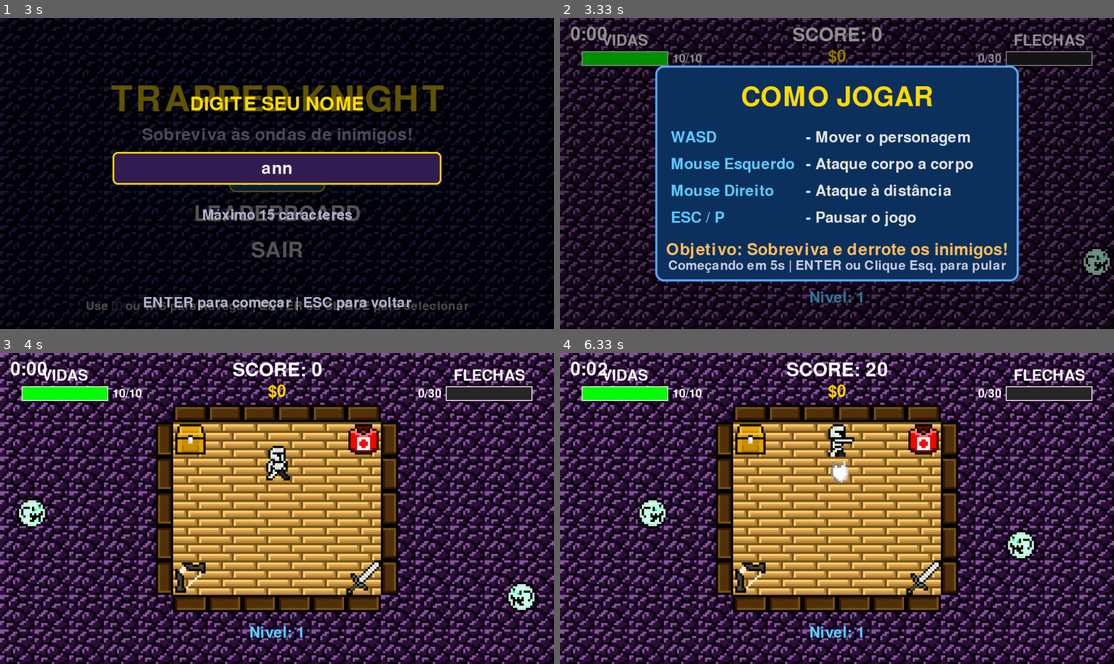
Above: before the commit, frames 1-4 (two rows, left to right).
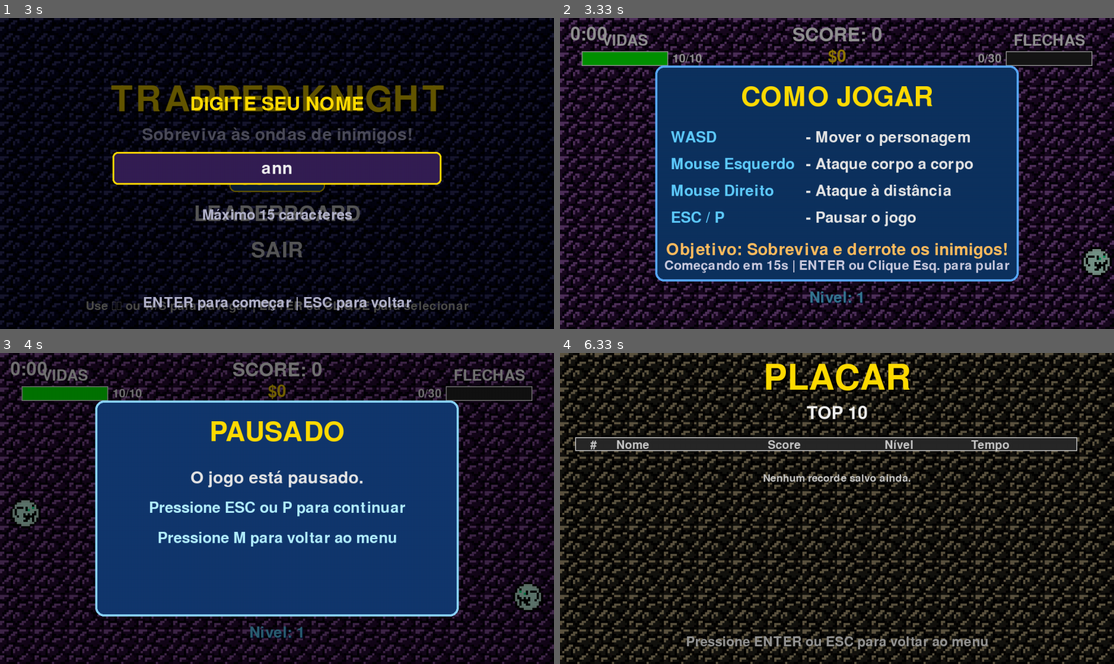
Above: after the commit, the same moments.

Repository: nicolassaez2004/DpProjetos.PyGame
Game: pygame game, started from main.py
Same seed, same stepped clock (60 frames per second), same inputs: the game is played once before the commit and once after it.
Inputs (mouse positions are in pixels of both pictures, inside the frame that each line leads up to):
- Up to frame 1 (3 s): click "JOGAR" at 0.38 s; type "ann" at 0.67 s; tap Enter at 1 s
- Up to frame 2 (3.33 s): no input
- Up to frame 3 (4 s): tap Enter at 3.42 s; hold Esc from 3.75 s (still down); hold W from 3.75 s (still down); move the mouse to (288, 402) at 3.78 s
- Up to frame 4 (6.33 s): release Esc at 4.22 s; release W at 4.22 s; hold M 4.3-4.77 s; hold Up 4.3-4.77 s; hold Up 4.85-5.32 s; hold Down 5.4-5.7 s; hold Up 5.73-6.1 s; click (842, 539) at 6.18 s

Frame 1 is identical in both runs. In frame 2, 1.1% of the frame differs, in the area x 18-82%, y 77-83%; in frame 3, 79%; in frame 4, 85%, in the area x 0-100%, y 0-100%.

Commit message:
jogo finalizado + pause

Diff:
--- a/jogo/game.py
+++ b/jogo/game.py
@@ -59,11 +59,12 @@
         self.fireballs_orfas = pygame.sprite.Group()
 
         self.tutorial_inicio_ms = pygame.time.get_ticks()
-        self.tutorial_duracao_ms = 5000
+        self.tutorial_duracao_ms = 15000
         self.tutorial_pulado = False
         self.inicio_gameplay_ms = None
         self.ultimo_bonus_score_ms = None
         self.game_over = False
+        self.pausado = False
         self.game_over_inicio_ms = None
         self.game_over_duracao_ms = 2000
         self.tela_flash_inicio_ms = 0
@@ -183,6 +184,27 @@
             contador = fonte_contador.render(contador_texto, True, (205, 205, 225))
 
         self.window.blit(contador, contador.get_rect(center=(LARGURA // 2, painel.bottom - 36)))
+
+    def desenhar_overlay_pause(self):
+        painel = pygame.Rect(220, 110, LARGURA - 440, ALTURA - 220)
+        overlay = pygame.Surface((LARGURA, ALTURA), pygame.SRCALPHA)
+        overlay.fill((0, 0, 0, 140))
+        self.window.blit(overlay, (0, 0))
+
+        pygame.draw.rect(self.window, (18, 55, 110), painel, border_radius=20)
+        pygame.draw.rect(self.window, (140, 215, 255), painel, 5, border_radius=20)
+
+        titulo = self.font_overlay_titulo.render('PAUSADO', True, (255, 220, 0))
+        self.window.blit(titulo, titulo.get_rect(center=(LARGURA // 2, painel.y + 74)))
+
+        descricao = self.font_overlay_texto.render('O jogo está pausado.', True, (230, 230, 230))
+        dica = self.font_overlay_hint.render('Pressione ESC ou P para continuar', True, (180, 240, 255))
+
+        self.window.blit(descricao, descricao.get_rect(center=(LARGURA // 2, painel.y + 180)))
+        self.window.blit(dica, dica.get_rect(center=(LARGURA // 2, painel.y + 250)))
+
+        dica_menu = self.font_overlay_hint.render('Pressione M para voltar ao menu', True, (180, 240, 255))
+        self.window.blit(dica_menu, dica_menu.get_rect(center=(LARGURA // 2, painel.y + 320)))
 
     def desenhar_overlay_game_over(self):
         overlay = pygame.Surface((LARGURA, ALTURA), pygame.SRCALPHA)
@@ -340,6 +362,8 @@
             self.window.blit(tela_flash, (0, 0))
 
         self.desenhar_overlay_tutorial()
+        if self.pausado:
+            self.desenhar_overlay_pause()
         if self.game_over:
             self.desenhar_overlay_game_over()
 
@@ -572,6 +596,21 @@
                     continue
 
                 if event.type == pygame.KEYDOWN:
+                    if event.key in (pygame.K_ESCAPE, pygame.K_p) and not tutorial_ativo and not self.game_over:
+                        self.pausado = not self.pausado
+                        continue
+                    if self.pausado:
+                        if event.key == pygame.K_m:
+                            pygame.mixer.music.stop()
+                            tempo_sobrevivencia = (pygame.time.get_ticks() - self.inicio_gameplay_ms) if self.inicio_gameplay_ms else 0
+                            return {
+                                'status': 'MENU',
+                                'nome': self.player_name,
+                                'score': self.gameplay.score,
+                                'nivel': self.gameplay.nivel,
+                                'tempo_ms': tempo_sobrevivencia
+                            }
+                        continue
                     if event.key == pygame.K_e and self.pode_comprar_espada and self.player.dinheiro >= self.preco_espada:
                         self.player.dinheiro -= self.preco_espada
                         self.player.equipar_espada()
@@ -594,7 +633,7 @@
                         self.pode_interagir_kit = False
                         self.som_cash.play()
 
-            if not self.game_over and not tutorial_ativo:
+            if not self.game_over and not tutorial_ativo and not self.pausado:
                 self.garantir_inicio_gameplay()
                 self.atualizar_bonus_score_por_tempo()
 
--- a/main.py
+++ b/main.py
@@ -45,6 +45,9 @@
 
                     if resultado.get('status') == 'SAIR':
                         break
+                    if resultado.get('status') == 'MENU':
+                        estado = 'MENU'
+                        continue
 
                     ultimo_jogador = resultado.get('nome')
                     ultimo_score = resultado.get('score', 0)
Not shown, changed: README.md
Not shown, changed: teste.drawio
